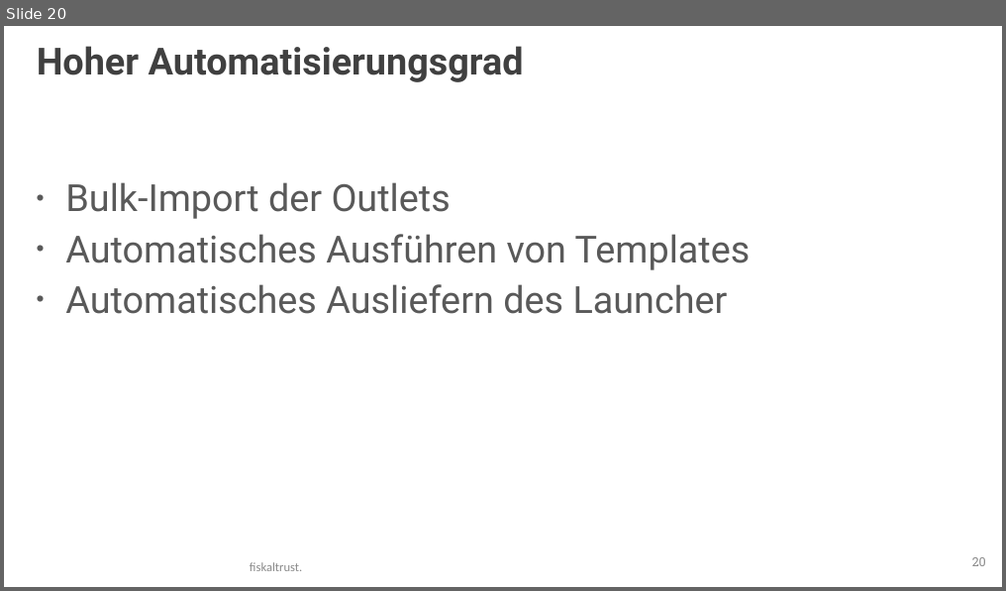
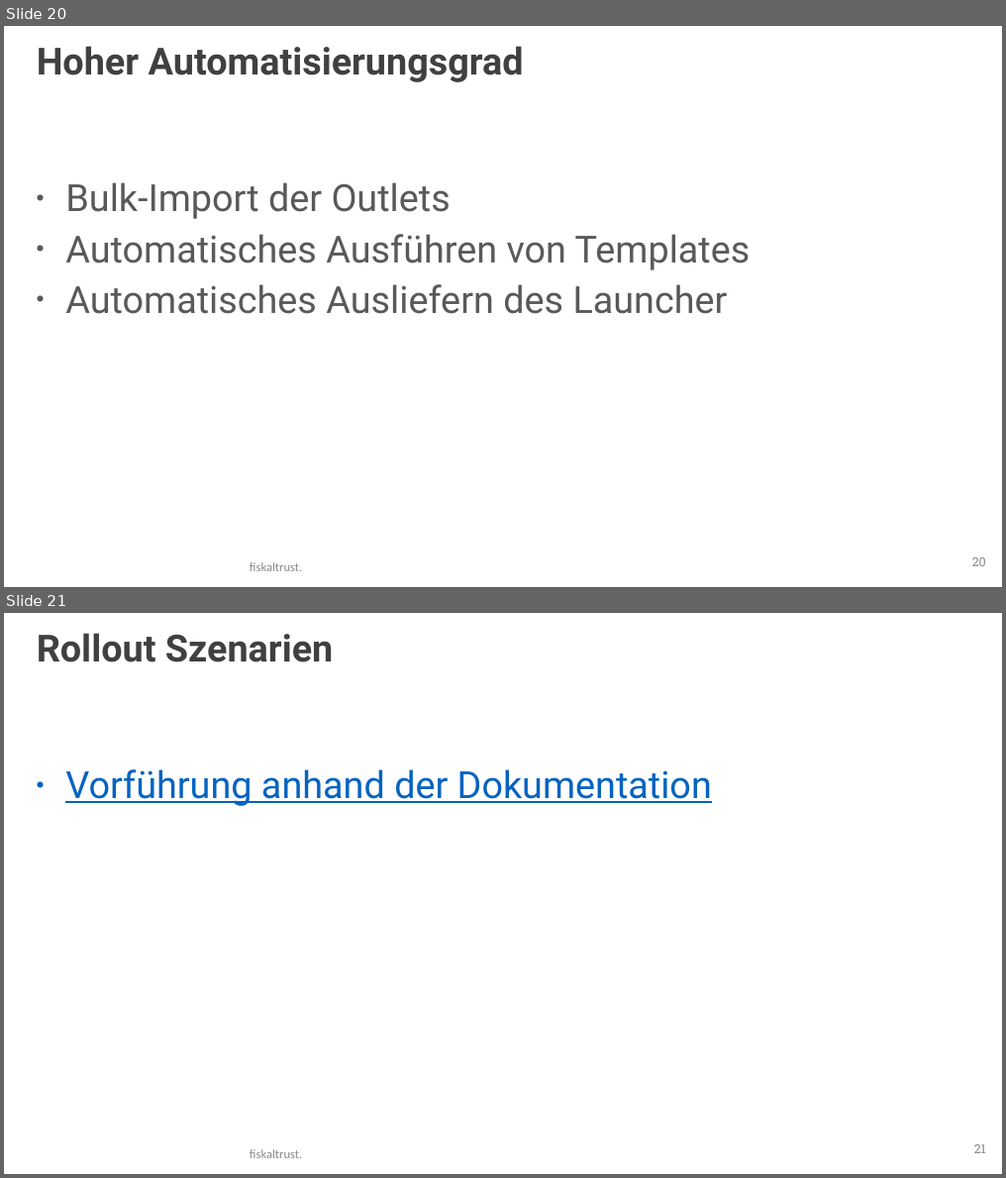
Before and after one commit to fiskaltrust/productdescription-de-doc, a slide deck: for-posdealers/presentation/media/posdealer-tech-rollout.pptx. Shown one above the other, each under a label of ours: slide 20 before the commit, slides 20 and 21 after it. The pictures are 1006x591 and 1006x1178 pixels, drawn with LibreOffice and Linux fonts; fonts in the diff are those of the drawing; background and template pictures are left out. Boxes give left, top, right and bottom in pixels: in the first picture for what was removed or moved away, otherwise in the second. Text is boxed around its words. In the diff, an @@ line names an element or a change of style, - is before the commit and + after.

```diff
--- a/for-posdealers/presentation/media/posdealer-tech-rollout.pptx
+++ b/for-posdealers/presentation/media/posdealer-tech-rollout.pptx
@@ slide 21 added at <box>4,613,1002,1174</box>, background #FFFFFF @@
@@ title added at <box>37,633,333,663</box>, 36 pt, text #404040, bold @@
+Rollout Szenarien
@@ text added at <box>65,769,712,806</box>, 36 pt, text #0563C1, underline @@
+• Vorführung anhand der Dokumentation
@@ page number added at <box>974,1145,986,1154</box>, 12 pt, text #8C8C8C @@
+21
@@ text added at <box>250,1150,302,1158</box>, 12 pt, text #8C8C8C @@
+fiskaltrust.
```
Also in this commit, not shown: 1 slide changed, 1 other slide added.
